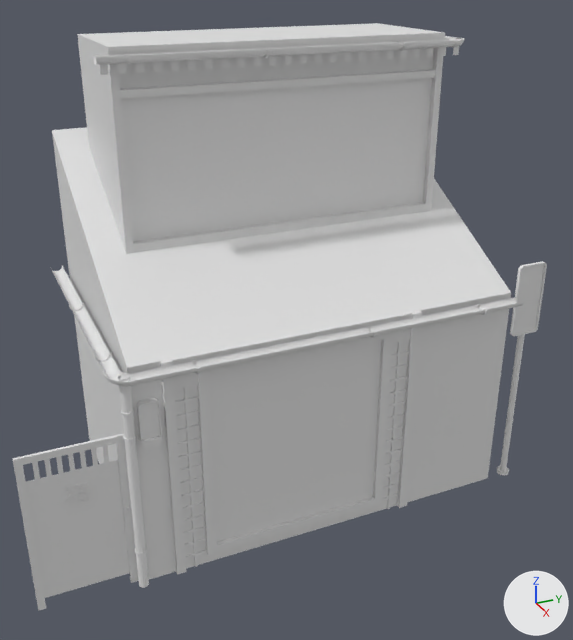
Renders of the FBX model SakuraProject/Assets/models/casa_bonsai_st.fbx from each side of a commit.
The view is the same before and after, from a 50 mm camera at (9.34, -4.23, 7.09) aimed at (0.3, -0.16, 2.57). Arrows for +X, +Y and +Z are at lower right; the lights stay in place. Materials are left out; every surface is plain grey. Where no turn or scale is listed for an object, it has been applied to the vertices.

In view in the first picture: 'casa_bonsai_st'.
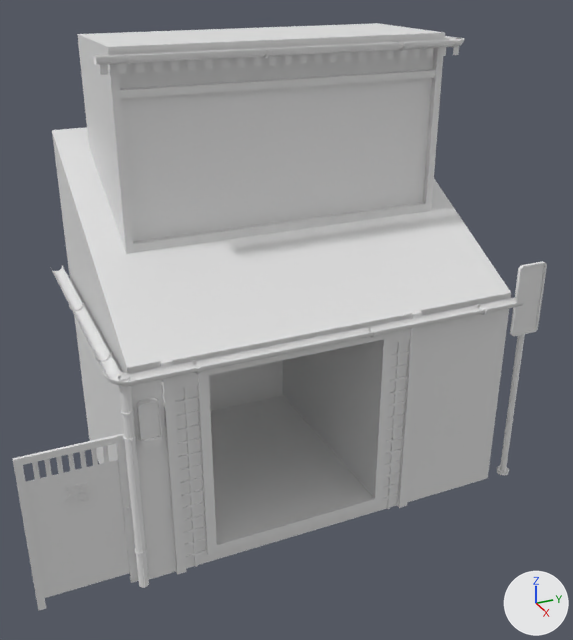
Where the newer file only moved an object's origin or applied its transform, the numbers keep the older frame.

What differs and where, as boxes (x1, y1, x2, y2) in the pictures (573 x 640 px):
```json
{"part": 1, "of": "me_cube_052", "change": "added", "after": [211, 340, 382, 542]}
```

Scene script edits in JSON lines:
```json
{"block": "me_cube_052", "where": "# used by ob_casa_bonsai_st; location = (0.0, 0.0, 0.0)"}
{"op": "remove", "block": "me_cube_052", "code": "me_cube_052.from_pydata(...)  # 3815 vertices, 3520 faces; spans x -2.06..1.86, y -3.98..3.06, z 0.0..6.2"}
{"op": "add", "block": "me_cube_052", "code": "me_cube_052.from_pydata(...)  # 3819 vertices, 4463 faces; spans x -2.06..1.86, y -3.98..3.06, z 0.0..6.2"}
{"block": "me_cube_052", "change": "me_cube_052 part 1: 4 vertices added at x -1.47, y -1.75..0.56, z 0.29..2.74"}
```
